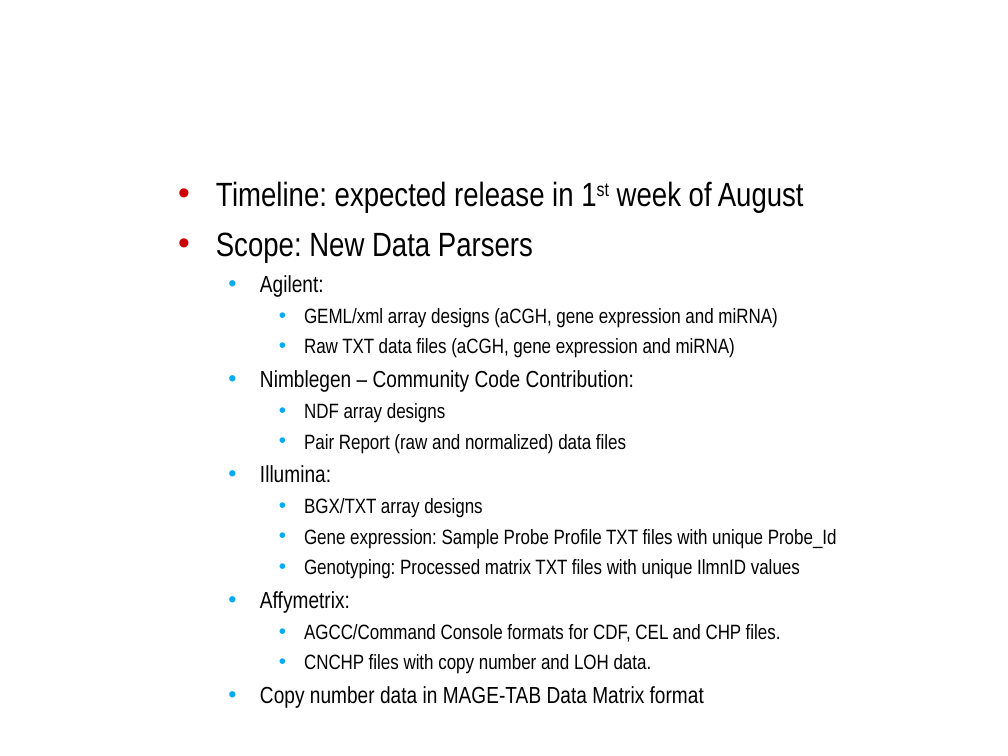
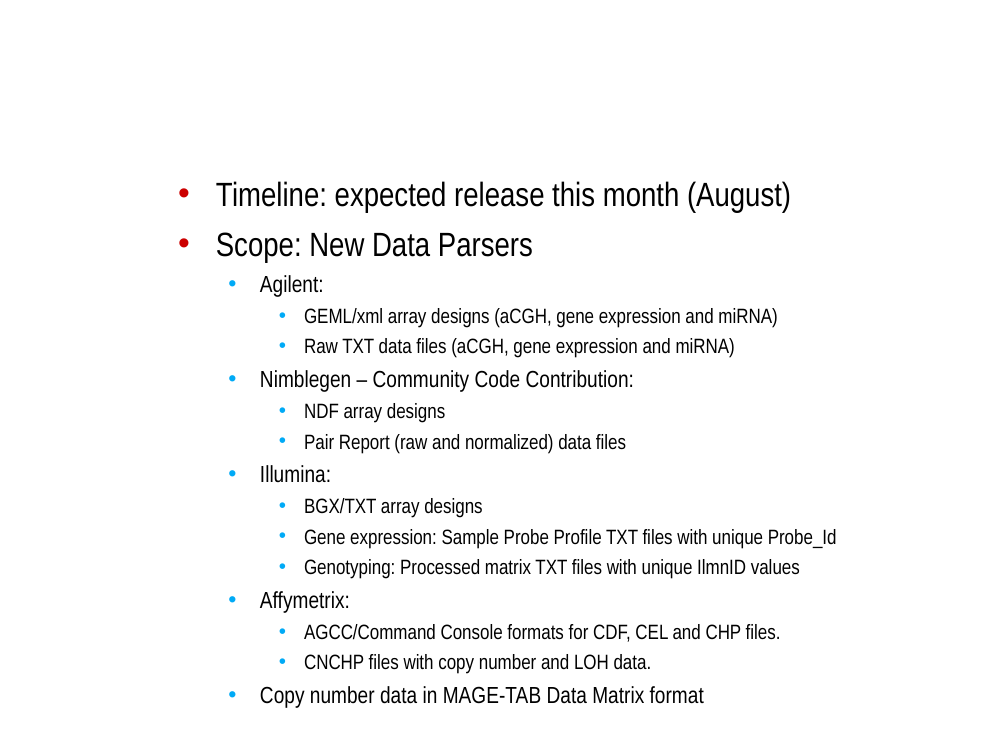
Before and after one commit to NCIP/caarray-docs, a slide deck: slide 3 of project_management/open_meetings/ICR_WS_Meeting_2010_08_11.ppt. Drawn at 1008x756 pixels with LibreOffice and Linux fonts; fonts in the diff are those of the drawing; background and template pictures are left out. Boxes give left, top, right and bottom in pixels: in the first picture for what was removed or moved away, otherwise in the second. Text is boxed around its words. In the diff, an @@ line names an element or a change of style, - is before the commit and + after.

Commit message:
Corrected release date.

```diff
--- a/project_management/open_meetings/ICR_WS_Meeting_2010_08_11.ppt
+++ b/project_management/open_meetings/ICR_WS_Meeting_2010_08_11.ppt
@@ text at bbox=[216, 181, 791, 213]: text changed @@
-• Timeline: expected release in 1st week of August
+• Timeline: expected release this month (August)
```
